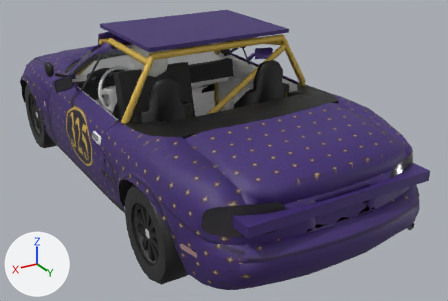
Two versions of the glTF model public/cars/field/models/325.glb, one commit apart.
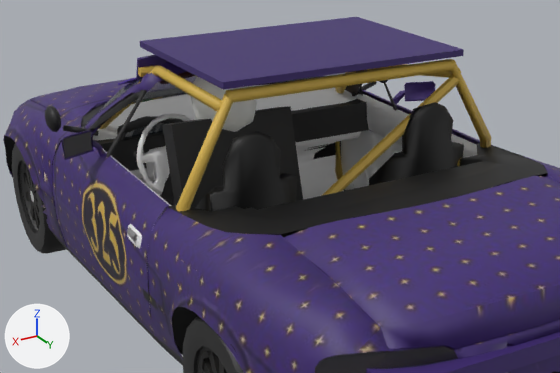
Old and new are each drawn whole from a camera (50 mm lens) standing at (1.98, 3.94, 2.09) and looking at (-0.23, 0.26, 0.25) and again close up on the part from 4% to 77% of the width and 0% to 72% of the height. The lights are fixed; the arrows at lower left show +X, +Y and +Z. The last two pictures show the newer version. Vertices at exactly the same position are counted once.

In view in the first close-up: 'body', 'wheel_fl', 'wheel_rl'.
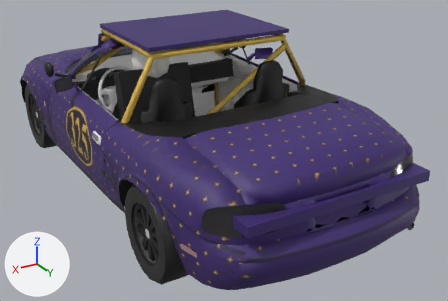
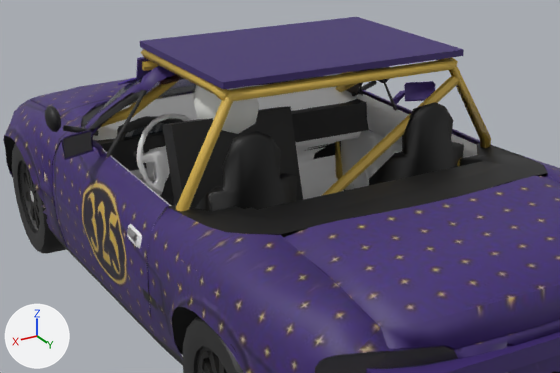
Location of each change, (x1, y1, x2, y2) in pixels of the close-ups (560 x 373 px; the box of a moved part takes in the faces that stretch with it):
part 1 of me_body_mesh, added: after (142, 61, 159, 71)
part 2 of me_body_mesh, moved or reshaped: before (191, 77, 257, 132); after (193, 85, 259, 134)
part 3 of me_body_mesh, rebuilt: before (99, 66, 222, 129); after (86, 49, 228, 127)
part 4 of me_body_mesh, moved or reshaped: before (138, 59, 491, 211); after (176, 57, 491, 211)

Diff of the bpy script that builds the scene:
```diff
--- a/public/cars/field/models/325.glb.py
+++ b/public/cars/field/models/325.glb.py
@@ me_body_mesh @@
 # used by ob_body; location = (0.0, 0.0, -0.02)
-me_body_mesh.from_pydata(...)  # 7767 vertices, 8783 faces; spans x -0.89..0.89, y -2.04..1.92, z 0.16..1.23
+me_body_mesh.from_pydata(...)  # 7771 vertices, 8791 faces; spans x -0.89..0.89, y -2.04..1.92, z 0.16..1.23
+# me_body_mesh part 1: a new loose piece, a 6-sided cylinder along x spanning x -0.514..0.513, y -0.163..-0.122, z 1.112..1.148, in mat_car325_livery (picture img_livery)
+# me_body_mesh part 2: the loose piece of 42 vertices spanning x 0.2..0.46, y 0.08..0.38, z 0.91..1.19 is moved by (-0.01, 0.0, -0.01)
+# me_body_mesh part 3: the loose piece of 30 vertices spanning x 0.46..0.68, y -0.63..0.61, z 0.28..1.15 is rebuilt with 35 vertices and now spans x 0.31..0.69, y -0.63..0.61, z 0.29..1.2
+# me_body_mesh part 4: 34 vertices moved from x -0.7..0.71, y -0.6..0.62, z 0.29..1.19 to x -0.7..0.71, y -0.6..0.63, z 0.29..1.18; 51 vertices removed from x -0.7..0.68, y -0.63..0.63, z 0.29..1.17; 38 vertices added at x -0.7..0.69, y -0.63..0.63, z 0.29..1.2
+# other edits to the shape of me_body_mesh do not show in these pictures
 me_body_mesh.materials.append(mat_car325_livery)
```
